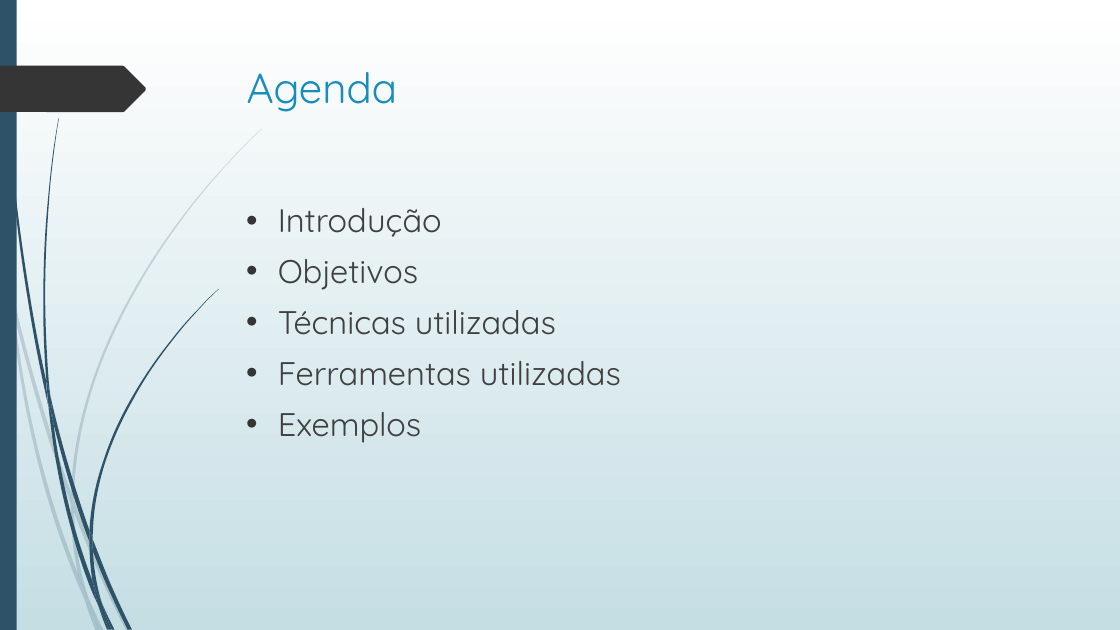
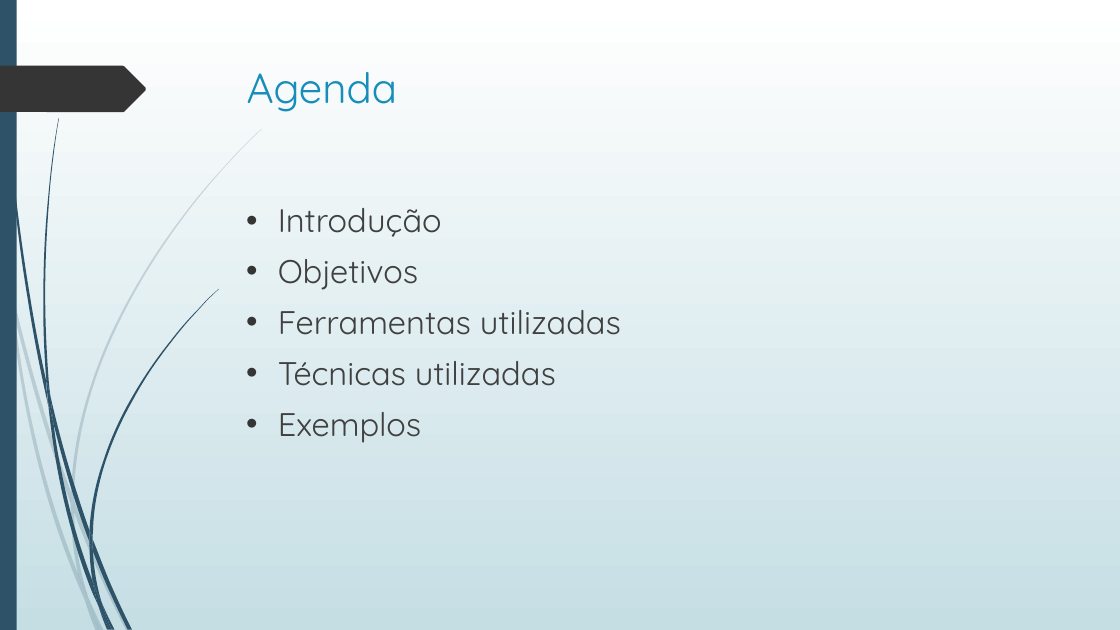
Before and after one commit to bbotelho3/webscript, a slide deck: slide 2 of docs/apresentacao_webscript.pptx. Drawn at 1120x630 pixels with LibreOffice and Linux fonts; fonts in the diff are those of the drawing. Boxes give left, top, right and bottom in pixels: in the first picture for what was removed or moved away, otherwise in the second. Text is boxed around its words. In the diff, an @@ line names an element or a change of style, - is before the commit and + after.

```diff
--- a/docs/apresentacao_webscript.pptx
+++ b/docs/apresentacao_webscript.pptx
@@ text at box(278, 310, 621, 335): paragraph added @@
+• Ferramentas utilizadas
@@ text at box(278, 361, 621, 386): paragraph removed @@
-• Ferramentas utilizadas
```
Also in this commit, not shown: 2 other slides changed, 1 slide added, 1 slide removed, 1 other file.
